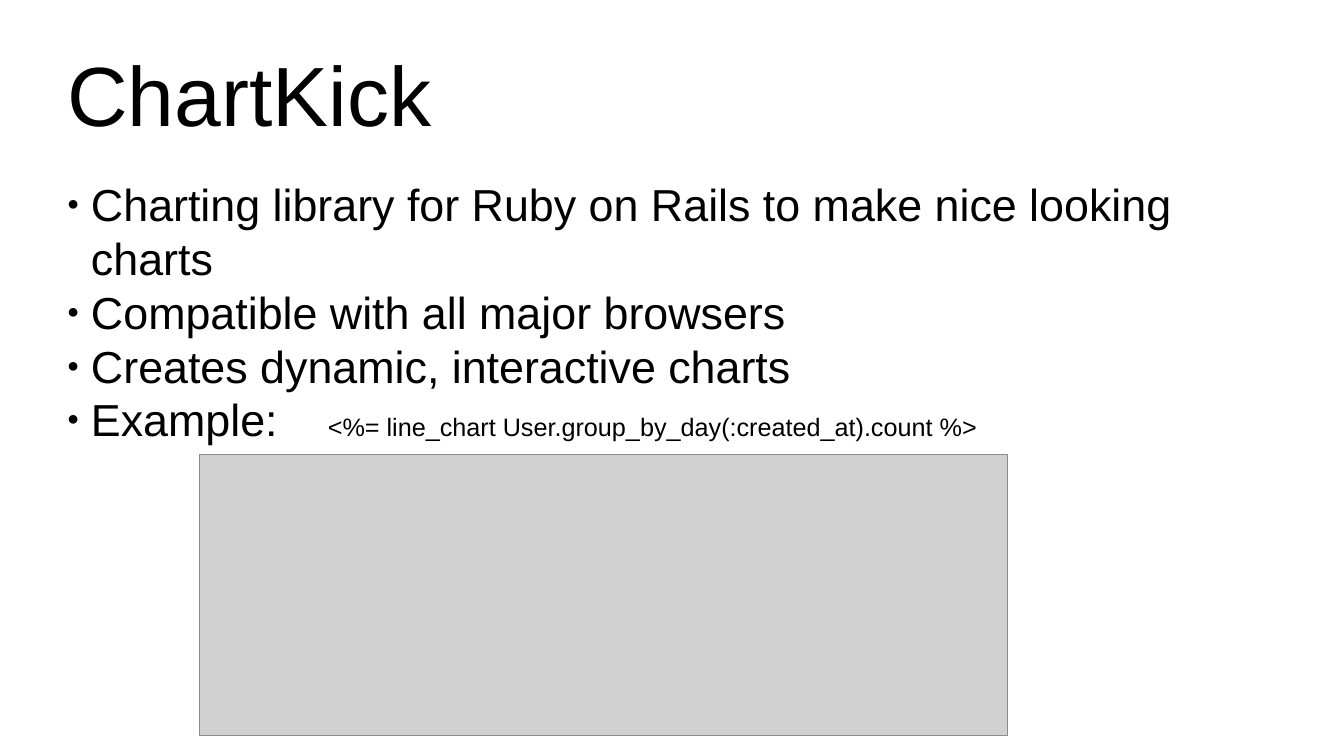
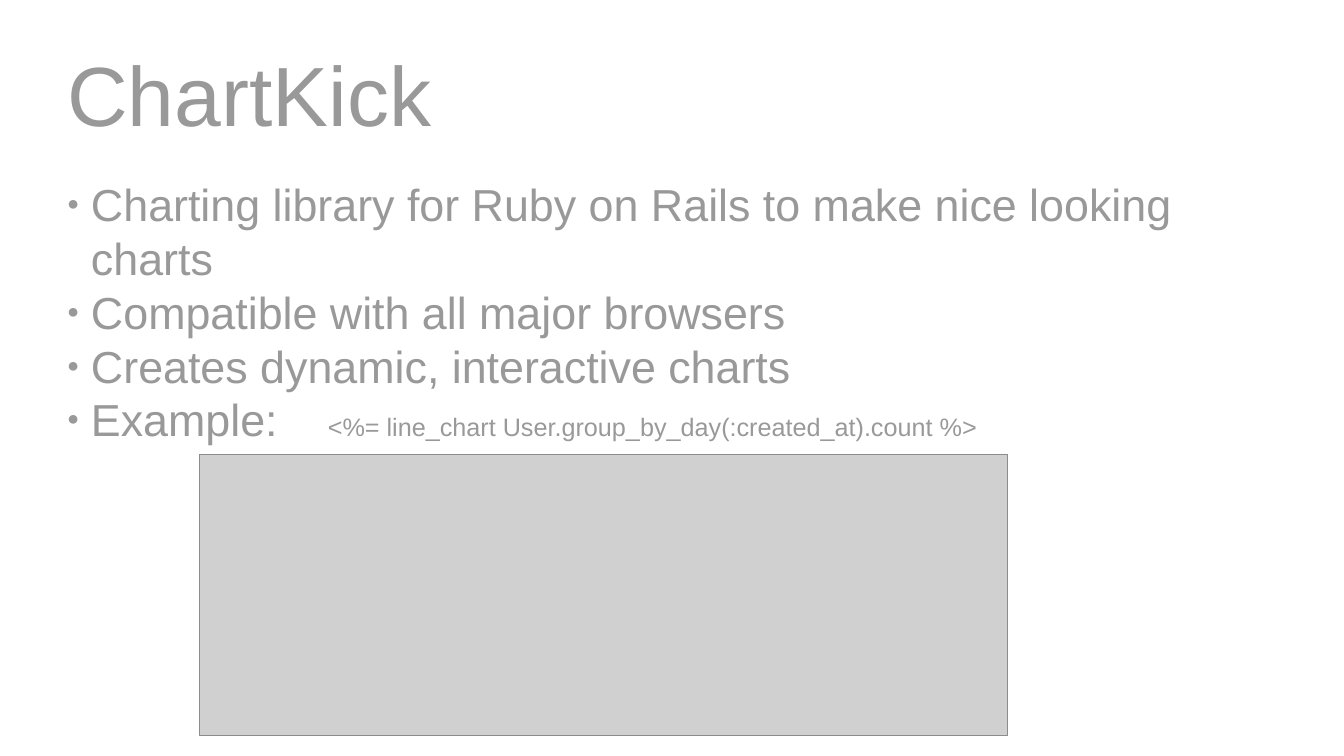
Before and after one commit to kylambouldin/CSE3901-FinalProject, a slide deck: slide 7 of Presentation.pptx. Drawn at 1344x756 pixels with LibreOffice and Linux fonts; fonts in the diff are those of the drawing; grey boxes stand for pictures; background and template pictures are left out. Boxes give left, top, right and bottom in pixels: in the first picture for what was removed or moved away, otherwise in the second. Text is boxed around its words. In the diff, an @@ line names an element or a change of style, - is before the commit and + after.

Commit message:
updated presentation

```diff
--- a/Presentation.pptx
+++ b/Presentation.pptx
@@ text "ChartKick" at <box>67,65,431,127</box>: text colour #000000 to #999999 @@
@@ text "Charting library for Ruby on ..." at <box>91,188,1171,445</box>: text colour #000000 to #999999 @@
```
Also in this commit, not shown: 1 other file.
